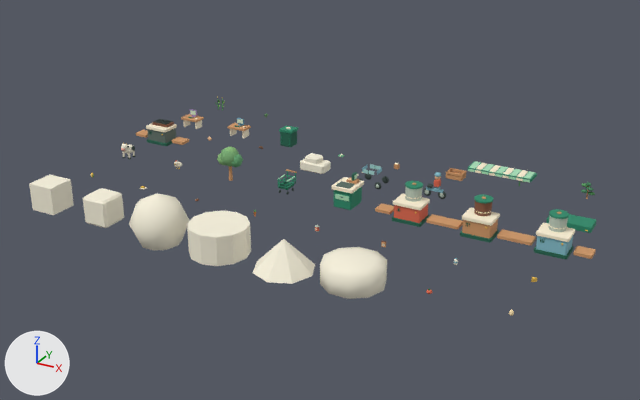
A saved change to the glTF model public/models/market.glb.
Rendered twice from a camera (50 mm lens) standing at (22.3, -20.8, 12.5) and looking at (8.0, 5.2, -0.5). The axes (+X, +Y, +Z) are drawn at lower left. The lights are the same throughout. The older version comes first.
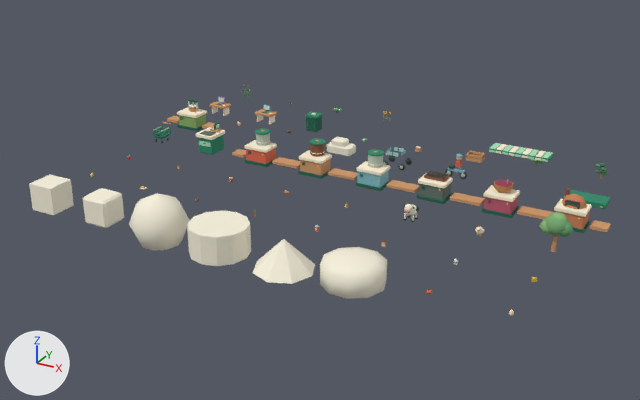
Where the change shows, as pixel boxes [x1, y1, x2, y2] in the pictures (640 x 400 px):
'machine_dairy', moved
    before: [514, 209, 596, 260]
    after: [341, 149, 406, 191]
'machine_coffee', moved
    before: [442, 194, 518, 243]
    after: [285, 138, 346, 179]
'machine_paste', moved
    before: [375, 181, 447, 227]
    after: [232, 128, 291, 167]
'machine_grill', moved
    before: [136, 119, 189, 146]
    after: [401, 171, 469, 204]
'till', moved
    before: [331, 172, 364, 210]
    after: [196, 122, 225, 155]
'machine_kettle', added
    after: [465, 179, 537, 218]
'awning', moved
    before: [467, 161, 537, 183]
    after: [488, 143, 554, 162]
'machine_oven', added (orange)
    after: [533, 188, 611, 233]
'tree', moved
    before: [217, 147, 243, 181]
    after: [539, 212, 573, 252]
'car_paint', moved
    before: [300, 153, 331, 174]
    after: [327, 137, 356, 156]
'shelf_base', moved
    before: [546, 214, 596, 233]
    after: [563, 190, 610, 209]
'machine_press', added
    after: [167, 99, 215, 131]
'bin', moved
    before: [279, 125, 298, 147]
    after: [305, 112, 323, 132]
'bike', moved
    before: [423, 172, 446, 199]
    after: [445, 154, 467, 179]
'desk_accountant', moved
    before: [228, 118, 251, 138]
    after: [255, 104, 277, 124]
'car_trim', moved
    before: [357, 164, 389, 189]
    after: [383, 147, 412, 170]
'desk_marketing', moved
    before: [181, 109, 204, 129]
    after: [210, 97, 231, 116]
'cart', moved
    before: [277, 169, 297, 195]
    after: [153, 122, 171, 143]
'crate', moved
    before: [446, 168, 467, 181]
    after: [466, 151, 485, 163]
'cow', moved
    before: [121, 142, 136, 159]
    after: [403, 203, 419, 222]
'plant_coffee', moved
    before: [581, 182, 595, 199]
    after: [595, 163, 608, 179]
'hen', moved
    before: [174, 160, 182, 169]
    after: [475, 226, 485, 236]
'satchel', moved
    before: [394, 163, 400, 170]
    after: [415, 146, 421, 153]
'plant_tomato', moved (not visible before)
    after: [530, 159, 543, 167]

The change, as a diff of the scene's bpy script:
```diff
--- a/public/models/market.glb.py
+++ b/public/models/market.glb.py
@@ ob_cow @@
 ob_cow = bpy.data.objects.new('cow', me_cow)
-ob_cow.location = (0.0, 4.2, 0.0)
+ob_cow.location = (12.0, 4.2, 0.0)
@@ ob_hen @@
 ob_hen = bpy.data.objects.new('hen', me_hen)
-ob_hen.location = (2.4, 4.2, 0.0)
+ob_hen.location = (14.4, 4.2, 0.0)
@@ ob_tree @@
 ob_tree = bpy.data.objects.new('tree', me_tree)
-ob_tree.location = (4.8, 4.2, 0.0)
+ob_tree.location = (16.8, 4.2, 0.0)
@@ ob_cart @@
 ob_cart = bpy.data.objects.new('cart', me_cart)
-ob_cart.location = (7.2, 4.2, 0.0)
+ob_cart.location = (0.0, 6.3, 0.0)
@@ ob_till @@
 ob_till = bpy.data.objects.new('till', me_till)
-ob_till.location = (9.6, 4.2, 0.0)
+ob_till.location = (2.4, 6.3, 0.0)
@@ ob_machine_paste @@
 ob_machine_paste = bpy.data.objects.new('machine_paste', me_machine_paste)
-ob_machine_paste.location = (12.0, 4.2, 0.0)
+ob_machine_paste.location = (4.8, 6.3, 0.0)
@@ ob_machine_coffee @@
 ob_machine_coffee = bpy.data.objects.new('machine_coffee', me_machine_coffee)
-ob_machine_coffee.location = (14.4, 4.2, 0.0)
+ob_machine_coffee.location = (7.2, 6.3, 0.0)
@@ ob_machine_dairy @@
 ob_machine_dairy = bpy.data.objects.new('machine_dairy', me_machine_dairy)
-ob_machine_dairy.location = (16.8, 4.2, 0.0)
+ob_machine_dairy.location = (9.6, 6.3, 0.0)
@@ ob_machine_grill @@
 ob_machine_grill = bpy.data.objects.new('machine_grill', me_machine_grill)
-ob_machine_grill.location = (0.0, 6.3, 0.0)
+ob_machine_grill.location = (12.0, 6.3, 0.0)
@@ ob_car_paint @@
 ob_car_paint = bpy.data.objects.new('car_paint', me_car_paint)
-ob_car_paint.location = (7.2, 6.3, 0.0)
+ob_car_paint.location = (7.2, 8.4, 0.0)
@@ ob_car_trim @@
 ob_car_trim = bpy.data.objects.new('car_trim', me_car_trim)
-ob_car_trim.location = (9.6, 6.3, 0.0)
+ob_car_trim.location = (9.6, 8.4, 0.0)
@@ ob_bike @@
 ob_bike = bpy.data.objects.new('bike', me_bike)
-ob_bike.location = (12.0, 6.3, 0.0)
+ob_bike.location = (12.0, 8.4, 0.0)
@@ ob_awning @@
 ob_awning = bpy.data.objects.new('awning', me_awning)
-ob_awning.location = (14.4, 6.3, 0.0)
+ob_awning.location = (14.4, 8.4, 0.0)
@@ ob_shelf_base @@
 ob_shelf_base = bpy.data.objects.new('shelf_base', me_shelf_base)
-ob_shelf_base.location = (16.8, 6.3, 0.0)
+ob_shelf_base.location = (16.8, 8.4, 0.0)
@@ ob_desk_marketing @@
 ob_desk_marketing = bpy.data.objects.new('desk_marketing', me_desk_marketing)
-ob_desk_marketing.location = (0.0, 8.4, 0.0)
+ob_desk_marketing.location = (0.0, 10.5, 0.0)
@@ ob_desk_accountant @@
 ob_desk_accountant = bpy.data.objects.new('desk_accountant', me_desk_accountant)
-ob_desk_accountant.location = (2.4, 8.4, 0.0)
+ob_desk_accountant.location = (2.4, 10.5, 0.0)
@@ ob_bin @@
 ob_bin = bpy.data.objects.new('bin', me_bin)
-ob_bin.location = (4.8, 8.4, 0.0)
+ob_bin.location = (4.8, 10.5, 0.0)
@@ ob_satchel @@
 ob_satchel = bpy.data.objects.new('satchel', me_satchel)
-ob_satchel.location = (9.6, 8.4, 0.0)
+ob_satchel.location = (9.6, 10.5, 0.0)
@@ ob_crate @@
 ob_crate = bpy.data.objects.new('crate', me_crate)
-ob_crate.location = (12.0, 8.4, 0.0)
+ob_crate.location = (12.0, 10.5, 0.0)
@@ ob_plant_tomato @@
 ob_plant_tomato = bpy.data.objects.new('plant_tomato', me_plant_tomato)
-ob_plant_tomato.location = (14.4, 8.4, 0.0)
+ob_plant_tomato.location = (14.4, 10.5, 0.0)
@@ ob_plant_coffee @@
 ob_plant_coffee = bpy.data.objects.new('plant_coffee', me_plant_coffee)
-ob_plant_coffee.location = (16.8, 8.4, 0.0)
+ob_plant_coffee.location = (16.8, 10.5, 0.0)
@@ ob_machine_press @@
+ob_machine_press = bpy.data.objects.new('machine_press', me_machine_press)  # 240 vertices, 416 faces; spans x -1.2..1.21, y -0.41..0.41, z 0.01..1.18
+ob_machine_press.location = (0.0, 8.4, 0.0)
@@ ob_machine_oven @@
+ob_machine_oven = bpy.data.objects.new('machine_oven', me_machine_oven)  # 274 vertices, 496 faces; spans x -1.2..1.21, y -0.41..0.41, z 0.01..1.18
+ob_machine_oven.location = (16.8, 6.3, 0.0)
@@ ob_machine_kettle @@
+ob_machine_kettle = bpy.data.objects.new('machine_kettle', me_machine_kettle)  # 220 vertices, 392 faces; spans x -1.2..1.21, y -0.41..0.41, z 0.01..1.14
+ob_machine_kettle.location = (14.4, 6.3, 0.0)
```
